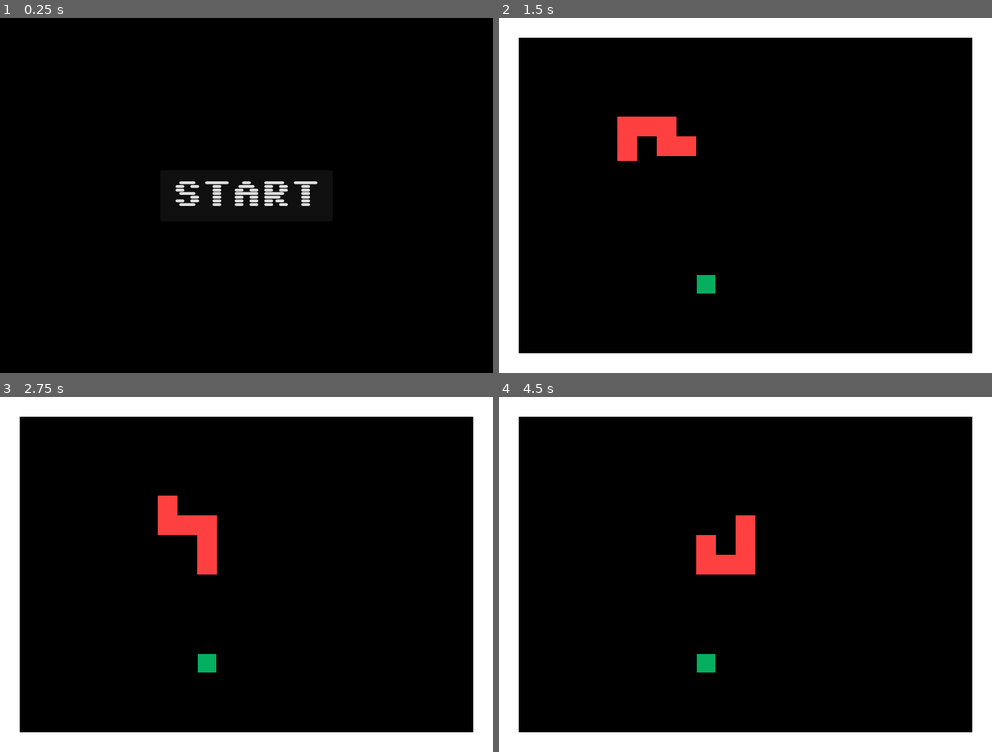
Above: before the commit, frames 1-4 (two rows, left to right).
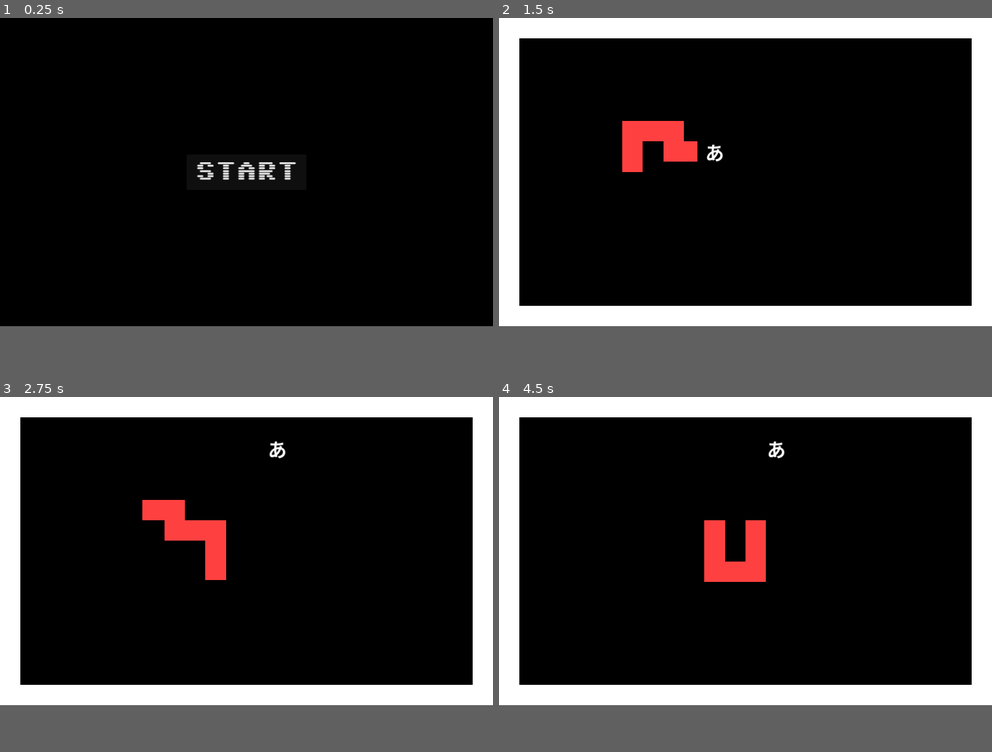
Above: after the commit, the same moments.

Repository: mkacik/godot-hebi
Game: Godot game, scene res://scenes/main.tscn
Two runs of this game, one before a commit and one after it. Both use one fixed random seed, a clock stepped at 60 frames per second and the inputs below.
Inputs:
- Up to frame 1 (0.25 s): no input
- Up to frame 2 (1.5 s): click "START" at 0.5 s; hold Right (move_right) from 1.28 s (still down)
- Up to frame 3 (2.75 s): release Right (move_right) at 2.03 s; hold Down (move_down) from 2.03 s (still down)
- Up to frame 4 (4.5 s): release Down (move_down) at 2.78 s; hold Right (move_right) 2.78-3.53 s; hold Up (move_up) 3.53-4.28 s; hold Left (move_left) from 4.28 s (still down)
In our replay, the window is 800x576 before the commit and 800x500 after it. These sizes can differ from the game's own. Grey fills any space a smaller window leaves; there, only what the larger window draws over its background counts as a difference.

The runs differ from the first frame. In frame 1, 1.4% of the frame differs, in the area x 35-65%, y 40-53%; in frame 2, 13%; in frame 3, 13%; in frame 4, 13%, in the area x 0-100%, y 5-100%.

Commit message:
Resize cell to 48x48 so characters are legible

Diff:
--- a/lib/common.gd
+++ b/lib/common.gd
@@ -5,7 +5,7 @@
 # segments moving every tick will collide with it.
 # MINIMAL_MOVE_INTERVAL ~= CELL_SIZE / MOVE_ANIMATION_SPEED + 0.01
 const MOVE_ANIMATION_SPEED: int = 200
-const CELL_SIZE: int = 32
+const CELL_SIZE: int = 48
 const MOVE_INTERVAL: float = 0.4
 
 # Default clamp implementation requires that first argument passed contains
--- a/project.godot
+++ b/project.godot
@@ -17,8 +17,7 @@
 
 [display]
 
-window/size/viewport_width=800
-window/size/viewport_height=576
+window/size/viewport_height=720
 window/size/resizable=false
 window/stretch/mode="canvas_items"
 
--- a/scenes/apple.tscn
+++ b/scenes/apple.tscn
@@ -1,20 +1,24 @@
-[gd_scene load_steps=2 format=3 uid="uid://b7xulcvavdwjv"]
+[gd_scene load_steps=3 format=3 uid="uid://b7xulcvavdwjv"]
 
 [sub_resource type="RectangleShape2D" id="RectangleShape2D_pcolr"]
-size = Vector2(32, 32)
+size = Vector2(48, 48)
+
+[sub_resource type="LabelSettings" id="LabelSettings_0i31l"]
+font_size = 44
+shadow_size = 0
 
 [node name="Apple" type="StaticBody2D"]
 collision_mask = 0
-metadata/_edit_group_ = true
 
 [node name="CollisionShape2D" type="CollisionShape2D" parent="."]
-position = Vector2(16, 16)
-scale = Vector2(0.9, 0.9)
+position = Vector2(24, 24)
 shape = SubResource("RectangleShape2D_pcolr")
 
-[node name="ColorRect" type="ColorRect" parent="."]
-offset_left = 1.0
-offset_top = 1.0
-offset_right = 31.0
-offset_bottom = 31.0
-color = Color(0.0229099, 0.683474, 0.371867, 1)
+[node name="Label" type="Label" parent="."]
+offset_top = -8.0
+offset_right = 48.0
+offset_bottom = 53.0
+text = "あ"
+label_settings = SubResource("LabelSettings_0i31l")
+horizontal_alignment = 1
+vertical_alignment = 1
--- a/scenes/level.tscn
+++ b/scenes/level.tscn
@@ -19,7 +19,6 @@
 [node name="TailEnd" parent="." instance=ExtResource("5_dmfuh")]
 
 [node name="Apple" parent="." instance=ExtResource("3_6tv26")]
-visible = true
 
 [node name="Player" parent="." instance=ExtResource("3_rgire")]
 
--- a/scenes/player.tscn
+++ b/scenes/player.tscn
@@ -3,21 +3,20 @@
 [ext_resource type="Script" path="res://scenes/player.gd" id="1_7k03j"]
 
 [sub_resource type="RectangleShape2D" id="RectangleShape2D_qnjww"]
-size = Vector2(33.5556, 33.5556)
+size = Vector2(48, 48)
 
 [node name="Player" type="Area2D"]
 script = ExtResource("1_7k03j")
-metadata/_edit_group_ = true
 
 [node name="CollisionShape2D" type="CollisionShape2D" parent="."]
-position = Vector2(16, 16)
+position = Vector2(24, 24)
 scale = Vector2(0.9, 0.9)
 shape = SubResource("RectangleShape2D_qnjww")
 disabled = true
 
 [node name="ColorRect" type="ColorRect" parent="."]
-offset_right = 32.0
-offset_bottom = 32.0
+offset_right = 48.0
+offset_bottom = 48.0
 color = Color(1, 0.25098, 0.25098, 1)
 
 [connection signal="body_entered" from="." to="." method="_on_body_entered"]
--- a/scenes/tail.tscn
+++ b/scenes/tail.tscn
@@ -3,7 +3,7 @@
 [ext_resource type="Script" path="res://scenes/tail.gd" id="1_ku24m"]
 
 [sub_resource type="RectangleShape2D" id="RectangleShape2D_5ajpk"]
-size = Vector2(32, 32)
+size = Vector2(48, 48)
 
 [node name="Tail" type="AnimatableBody2D" groups=["tail"]]
 sync_to_physics = false
@@ -11,10 +11,10 @@
 metadata/_edit_group_ = true
 
 [node name="CollisionShape2D" type="CollisionShape2D" parent="."]
-position = Vector2(16, 16)
+position = Vector2(24, 24)
 shape = SubResource("RectangleShape2D_5ajpk")
 
 [node name="ColorRect" type="ColorRect" parent="."]
-offset_right = 32.0
-offset_bottom = 32.0
+offset_right = 48.0
+offset_bottom = 48.0
 color = Color(1, 0.25, 0.25, 1)
--- a/scenes/tail_end.tscn
+++ b/scenes/tail_end.tscn
@@ -3,18 +3,18 @@
 [ext_resource type="Script" path="res://scenes/tail_end.gd" id="1_qr2m2"]
 
 [sub_resource type="RectangleShape2D" id="RectangleShape2D_5ajpk"]
-size = Vector2(32, 32)
+size = Vector2(48, 48)
 
 [node name="TailEnd" type="AnimatableBody2D"]
 sync_to_physics = false
 script = ExtResource("1_qr2m2")
 
 [node name="CollisionShape2D" type="CollisionShape2D" parent="."]
-position = Vector2(16, 16)
+position = Vector2(24, 24)
 shape = SubResource("RectangleShape2D_5ajpk")
 
 [node name="ColorRect" type="ColorRect" parent="."]
-offset_right = 32.0
-offset_bottom = 32.0
+offset_right = 48.0
+offset_bottom = 48.0
 color = Color(1, 0.25098, 0.25098, 1)
 metadata/_edit_group_ = true
--- a/scenes/wall.tscn
+++ b/scenes/wall.tscn
@@ -3,19 +3,19 @@
 [ext_resource type="Texture2D" uid="uid://e2653otifgad" path="res://art/wall.png" id="1_rptac"]
 
 [sub_resource type="RectangleShape2D" id="RectangleShape2D_d1k43"]
-size = Vector2(32, 32)
+size = Vector2(48, 48)
 
 [node name="Wall" type="StaticBody2D" groups=["walls"]]
 collision_mask = 0
 metadata/_edit_group_ = true
 
 [node name="CollisionShape2D" type="CollisionShape2D" parent="." groups=["walls"]]
-position = Vector2(16, 16)
+position = Vector2(24, 24)
 shape = SubResource("RectangleShape2D_d1k43")
 
 [node name="Sprite2D" type="Sprite2D" parent="."]
-position = Vector2(16, 16)
-scale = Vector2(2, 2)
+position = Vector2(24, 24)
+scale = Vector2(3, 3)
 texture = ExtResource("1_rptac")
 region_enabled = true
 region_rect = Rect2(32, 0, 16, 16)
